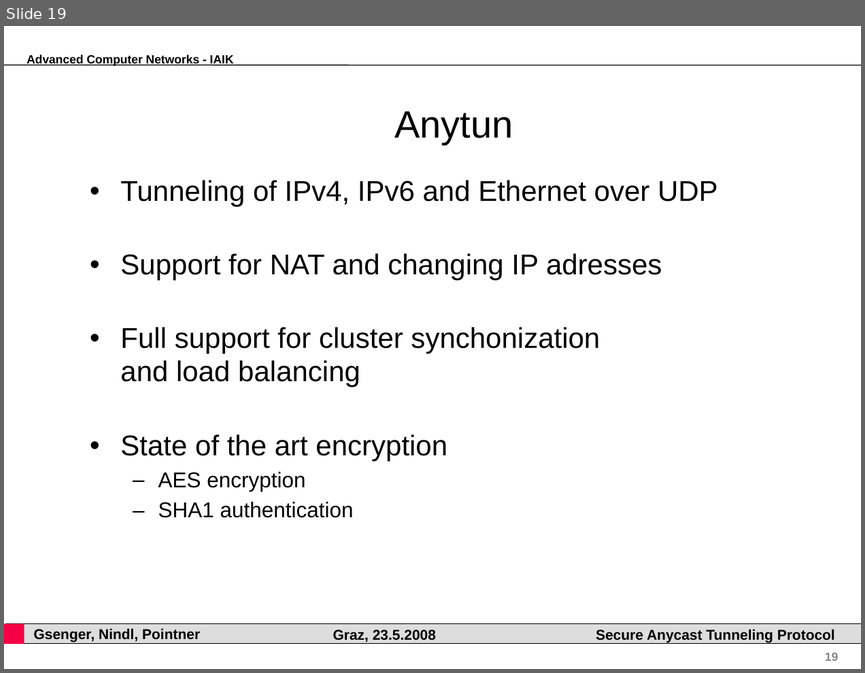
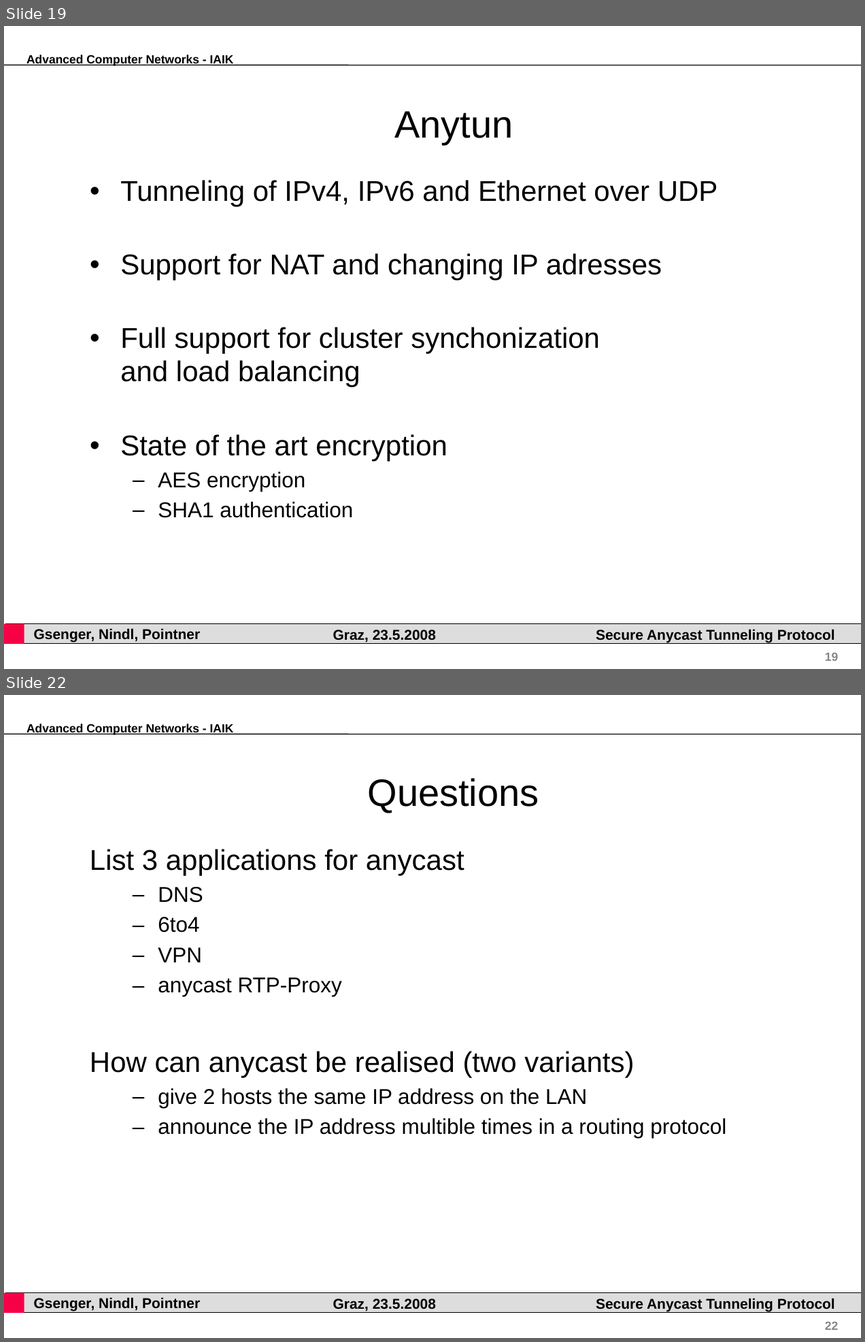
Before and after one commit to pyhedgehog/anytun, a slide deck: papers/acn.ppt. Shown one above the other, each under a label of ours: slide 19 before the commit, slides 19 and 22 after it; the slides between them are not shown. The pictures are 865x673 and 865x1342 pixels, drawn with LibreOffice and Linux fonts; fonts in the diff are those of the drawing; background and template pictures are left out. Boxes give left, top, right and bottom in pixels: in the first picture for what was removed or moved away, otherwise in the second. Text is boxed around its words. In the diff, an @@ line names an element or a change of style, - is before the commit and + after.

Commit message:
added questions

```diff
--- a/papers/acn.ppt
+++ b/papers/acn.ppt
@@ slide 22 added at box(4, 695, 861, 1338), background #FFFFFF; not listed: 7 template elements that a slide beside it also shows @@
@@ title added at box(367, 778, 538, 813), 32 pt, text #000000 @@
+Questions
@@ text added at box(90, 849, 726, 1138), 18 pt, text #000000 @@
+List 3 applications for anycast
+  – DNS
+  – 6to4
+  – VPN
+  – anycast RTP-Proxy
+How can anycast be realised (two variants)
+  – give 2 hosts the same IP address on the LAN
+  – announce the IP address multible times in a routing protocol
```
Also in this commit, not shown: 1 slide changed, 1 other file.
